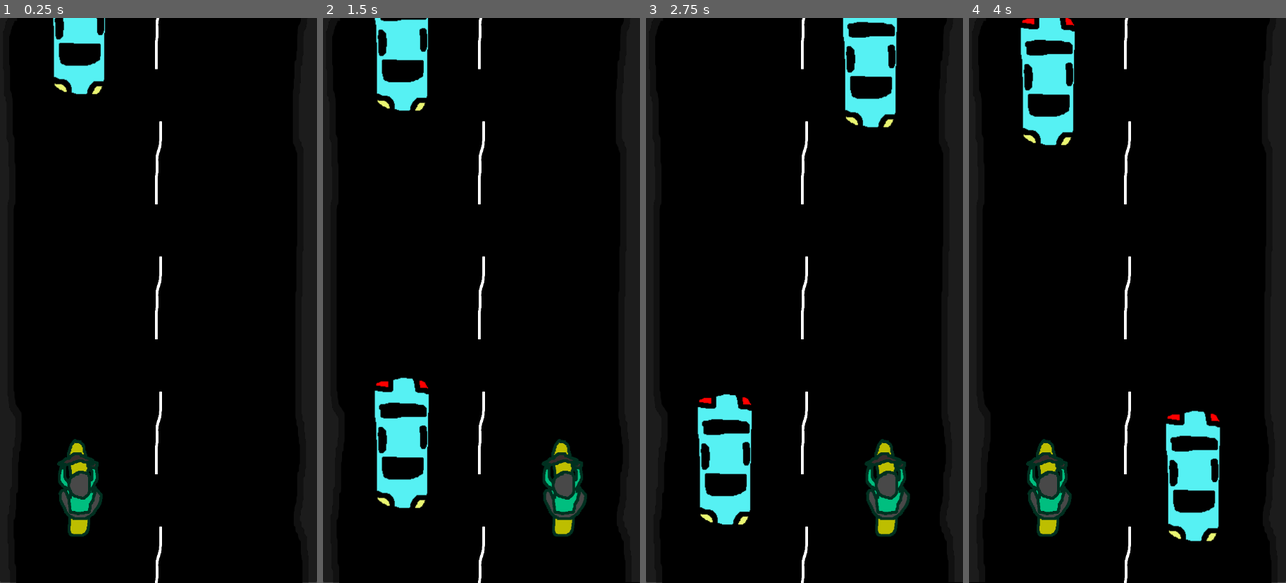
Above: before the commit, frames 1-4 (left to right).
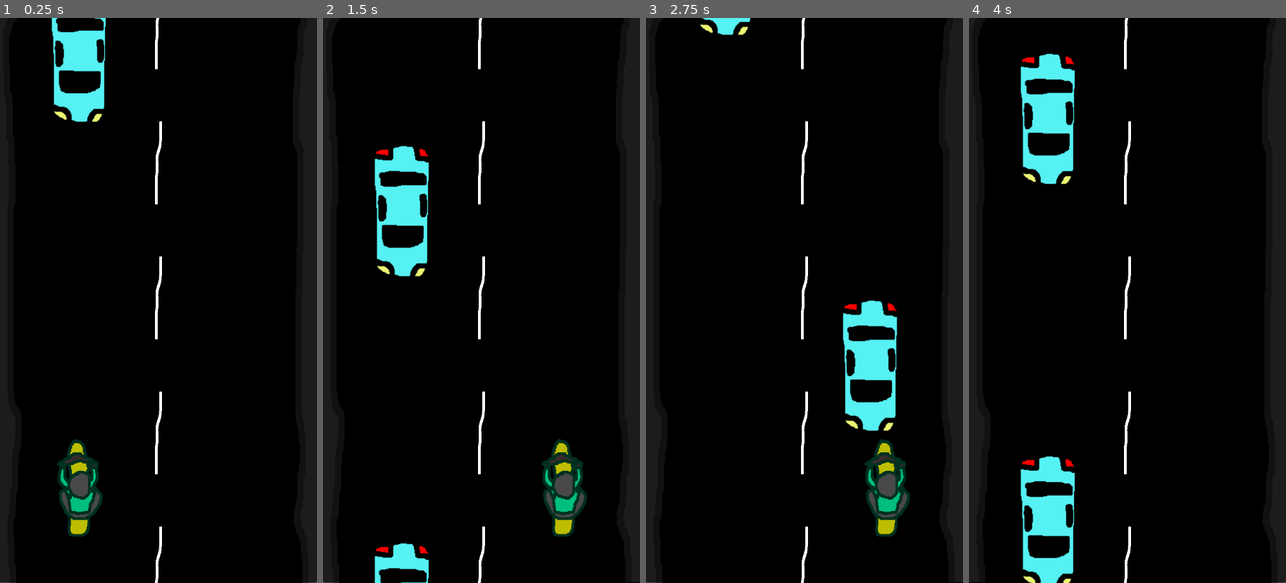
Above: after the commit, the same moments.

Repository: codemonsters/macaronigate
Game: Godot game, scene res://minigames/esquivar.coches/plataformasJuego.tscn
The game is run twice, just before and just after one commit, with the same random seed, the same clock (stepped at 60 frames per second) and the same inputs. This scene is started directly instead of the project's main scene.
Inputs (mouse positions are in pixels of both pictures, inside the frame that each line leads up to):
- Up to frame 1 (0.25 s): no input
- Up to frame 2 (1.5 s): move the mouse to (551, 272) at 0.52 s; hold Right (ui_right) 0.53-1.28 s; click (551, 272) at 0.67 s; move the mouse to (418, 328) at 1.27 s; hold Down (ui_down) from 1.28 s (still down)
- Up to frame 3 (2.75 s): move the mouse to (836, 176) at 2.02 s; release Down (ui_down) at 2.03 s; hold Right (ui_right) from 2.03 s (still down)
- Up to frame 4 (4 s): move the mouse to (1111, 413) at 2.77 s; release Right (ui_right) at 2.78 s; hold Up (ui_up) 2.78-3.53 s; click (1111, 413) at 2.92 s; move the mouse to (1222, 385) at 3.52 s; hold Left (ui_left) from 3.53 s (still down)

The runs differ from the first frame. In frame 1, 2.1% of the frame differs, in the area x 16-34%, y 0-19%; in frame 2, 7.4%; in frame 3, 7.3%; in frame 4, 8.5%, in the area x 16-80%, y 0-100%.

Commit message:
actualizacion juego de la moto

Diff:
--- /dev/null
+++ b/src/minigames/esquivar.coches/CollisionShape2D.gd
@@ -0,0 +1,11 @@
+extends CollisionShape2D
+
+
+# Called when the node enters the scene tree for the first time.
+func _ready():
+	pass # Replace with function body.
+
+
+# Called every frame. 'delta' is the elapsed time since the previous frame.
+func _process(delta):
+	position.y = position.y + (1000*delta)
--- a/src/minigames/esquivar.coches/carBehaviour.gd
+++ b/src/minigames/esquivar.coches/carBehaviour.gd
@@ -16,4 +16,4 @@
 
 
 func _process(delta):
-	position.y = position.y + (750*delta)
+	position.y = position.y + (1000*delta)
--- a/src/minigames/esquivar.coches/plataformasJuego.tscn
+++ b/src/minigames/esquivar.coches/plataformasJuego.tscn
@@ -1,10 +1,11 @@
-[gd_scene load_steps=8 format=3 uid="uid://yj6ie0ukakwk"]
+[gd_scene load_steps=10 format=3 uid="uid://yj6ie0ukakwk"]
 
 [ext_resource type="Texture2D" uid="uid://6b8odl1d0wmt" path="res://minigames/esquivar.coches/road.png" id="1_i6m4e"]
 [ext_resource type="Script" path="res://minigames/esquivar.coches/playerBehaviour.gd" id="2_tsx8v"]
 [ext_resource type="Texture2D" uid="uid://b0rsdimvvv85s" path="res://minigames/esquivar.coches/player256.png" id="3_kba2b"]
 [ext_resource type="Script" path="res://minigames/esquivar.coches/carBehaviour.gd" id="4_tyom8"]
 [ext_resource type="Texture2D" uid="uid://0hsqyx43s610" path="res://minigames/esquivar.coches/car256.png" id="5_ifvt7"]
+[ext_resource type="Script" path="res://minigames/esquivar.coches/CollisionShape2D.gd" id="6_bocib"]
 
 [sub_resource type="CapsuleShape2D" id="CapsuleShape2D_kwq60"]
 radius = 60.0
@@ -12,6 +13,9 @@
 
 [sub_resource type="RectangleShape2D" id="RectangleShape2D_icvbs"]
 size = Vector2(96.2733, 191.304)
+
+[sub_resource type="RectangleShape2D" id="RectangleShape2D_ei8as"]
+size = Vector2(809, 374)
 
 [node name="plataformasJuego" type="Node2D"]
 
@@ -56,6 +60,7 @@
 texture = ExtResource("5_ifvt7")
 
 [node name="colision" type="CollisionShape2D" parent="carSpawner/car"]
+position = Vector2(-15, 0)
 scale = Vector2(1.61, 1.61)
 shape = SubResource("RectangleShape2D_icvbs")
 
@@ -68,6 +73,7 @@
 texture = ExtResource("5_ifvt7")
 
 [node name="colision" type="CollisionShape2D" parent="carSpawner/car2"]
+position = Vector2(-14, 0)
 scale = Vector2(1.61, 1.61)
 shape = SubResource("RectangleShape2D_icvbs")
 
@@ -80,6 +86,7 @@
 texture = ExtResource("5_ifvt7")
 
 [node name="colision" type="CollisionShape2D" parent="carSpawner/car3"]
+position = Vector2(-14, 0)
 scale = Vector2(1.61, 1.61)
 shape = SubResource("RectangleShape2D_icvbs")
 
@@ -92,8 +99,30 @@
 texture = ExtResource("5_ifvt7")
 
 [node name="colision" type="CollisionShape2D" parent="carSpawner/car4"]
+position = Vector2(-14, 0)
 scale = Vector2(1.61, 1.61)
 shape = SubResource("RectangleShape2D_icvbs")
+
+[node name="car5" type="Area2D" parent="carSpawner"]
+position = Vector2(0, -4409)
+script = ExtResource("4_tyom8")
+
+[node name="carSprite" type="Sprite2D" parent="carSpawner/car5"]
+scale = Vector2(1.61, 1.61)
+texture = ExtResource("5_ifvt7")
+
+[node name="colision" type="CollisionShape2D" parent="carSpawner/car5"]
+position = Vector2(-16, 0)
+scale = Vector2(1.61, 1.61)
+shape = SubResource("RectangleShape2D_icvbs")
+
+[node name="Area2D" type="Area2D" parent="."]
+
+[node name="Victory" type="CollisionShape2D" parent="Area2D"]
+position = Vector2(-0.5, -5400)
+shape = SubResource("RectangleShape2D_ei8as")
+debug_color = Color(0, 0.584314, 0.784314, 0.419608)
+script = ExtResource("6_bocib")
 
 [connection signal="button_down" from="screenColliders/right" to="player" method="_on_right_button_down"]
 [connection signal="button_down" from="screenColliders/left" to="player" method="_on_left_button_down"]
@@ -101,3 +130,5 @@
 [connection signal="body_entered" from="carSpawner/car2" to="player" method="_on_car_2_body_entered"]
 [connection signal="body_entered" from="carSpawner/car3" to="player" method="_on_car_3_body_entered"]
 [connection signal="body_entered" from="carSpawner/car4" to="player" method="_on_car_3_body_entered"]
+[connection signal="body_entered" from="carSpawner/car5" to="player" method="_on_car_3_body_entered"]
+[connection signal="body_entered" from="Area2D" to="player" method="_on_area_2d_body_entered"]
--- a/src/minigames/esquivar.coches/playerBehaviour.gd
+++ b/src/minigames/esquivar.coches/playerBehaviour.gd
@@ -1,6 +1,10 @@
 extends CharacterBody2D
 
 var posicion_jugador = 0
+
+var win = false
+
+var lose = false
 
 func _ready():
 	position = Vector2(-190, 417)
@@ -12,26 +16,37 @@
 		posicion_jugador = 0
 
 func _process(delta):
-	if posicion_jugador == 1:
-		if position.x < 170:
-			position.x += 2000*delta
+	if !win && !lose:
+		if posicion_jugador == 1:
+			if position.x < 170:
+				position.x += 2000*delta
+		elif posicion_jugador == 0:
+			if position.x > -180:
+				position.x += -2000*delta
 
-	elif posicion_jugador == 0:
-		if position.x > -180:
-			position.x += -2000*delta
+	elif win == true:
+		position.y = position.y + (-750*delta)
 
+	elif lose == true:
+		if posicion_jugador == 0:
+			position.x += 3000*delta
+			rotation += 90*delta
+		elif posicion_jugador == 1:
+			position.x += -3000*delta
+			rotation += -90*delta
 
 
 func _on_car_body_entered(body):
-	print("aAAAAAAAAAAAAAAA")
+	lose = true
 
 
 func _on_car_2_body_entered(body):
-	print("aAAAAAAAAAAAAAAA")
+	lose = true
 
 
 func _on_car_3_body_entered(body):
-	print("aAAAAAAAAAAAAAAA")
+	lose = true
+
 
 
 func _on_right_button_down():
@@ -40,3 +55,7 @@
 
 func _on_left_button_down():
 	posicion_jugador = 0
+
+
+func _on_area_2d_body_entered(body):
+	win = true
